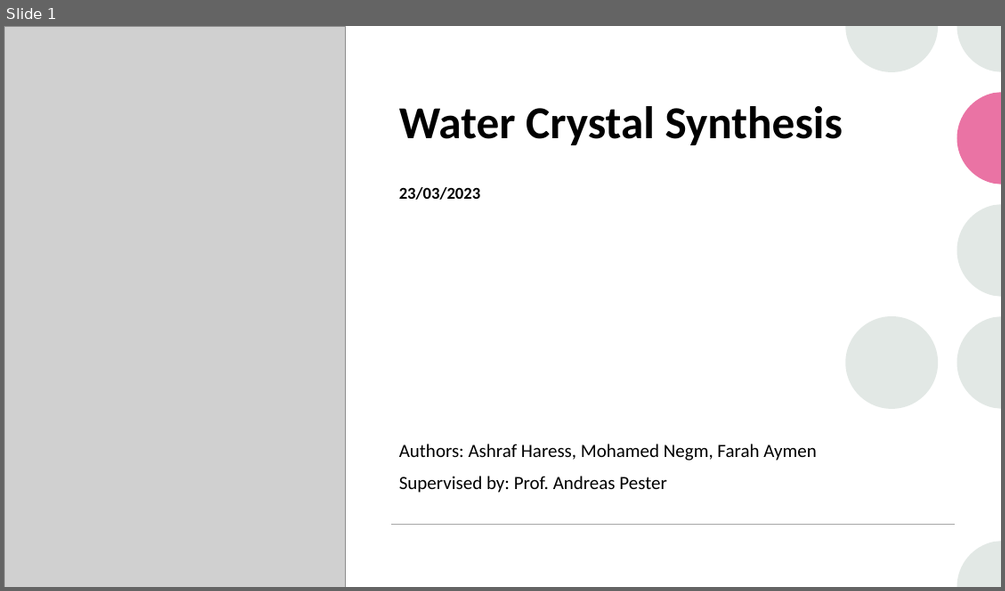
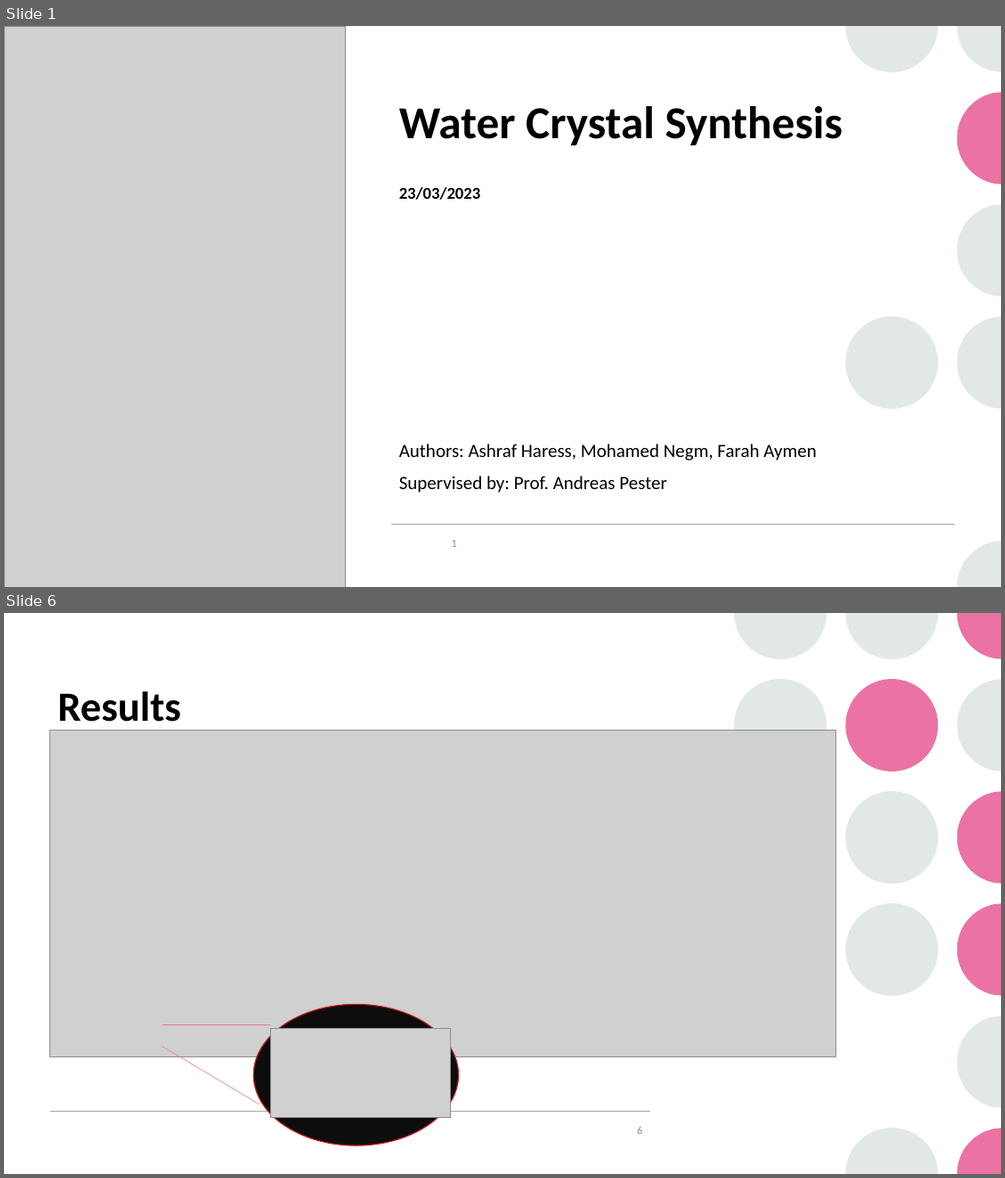
Before and after one commit to OdyAsh/dl-water-crystals-synthesis-super-resolution, a slide deck: project_info/water_crystal_synthesis_v1.pptx. Shown one above the other, each under a label of ours: slide 1 before the commit, slides 1 and 6 after it; the slides between them are not shown. The pictures are 1005x591 and 1005x1178 pixels, drawn with LibreOffice and Linux fonts; fonts in the diff are those of the drawing; grey boxes stand for pictures. Boxes give left, top, right and bottom in pixels: in the first picture for what was removed or moved away, otherwise in the second. Text is boxed around its words. In the diff, an @@ line names an element or a change of style, - is before the commit and + after.

```diff
--- a/project_info/water_crystal_synthesis_v1.pptx
+++ b/project_info/water_crystal_synthesis_v1.pptx
@@ slide 6 added at (4, 613, 1001, 1174), background #FFFFFF; not listed: 1 template element that a slide beside it also shows @@
@@ group added at (734, 613, 1001, 1174): 8 freeform shapes, 4 ellipses @@
@@ title added at (57, 691, 181, 731), 40 pt, text #000000, bold @@
+Results
@@ picture added at (50, 730, 836, 1056) @@
@@ ellipse added at (254, 1004, 459, 1145), fill #0D0D0D, outline #CC1F1F 1 pt @@
@@ line added from (162, 1024) to (270, 1024), #EA73A4 0.5 pt @@
@@ picture added at (270, 1028, 451, 1117) @@
@@ line added from (162, 1046) to (259, 1104), #EA73A4 0.5 pt @@
@@ line added from (50, 1111) to (650, 1111), #A6A6A6 1 pt @@
@@ page number added at (637, 1127, 642, 1134), 10.5 pt, text #8C8C8C @@
+6
@@ slide 1 changed as well @@
@@ page number added at (452, 540, 457, 547), 10.5 pt, text #8C8C8C @@
+1
```
Also in this commit, not shown: 6 other slides added, 1 slide removed, 2 other files.
